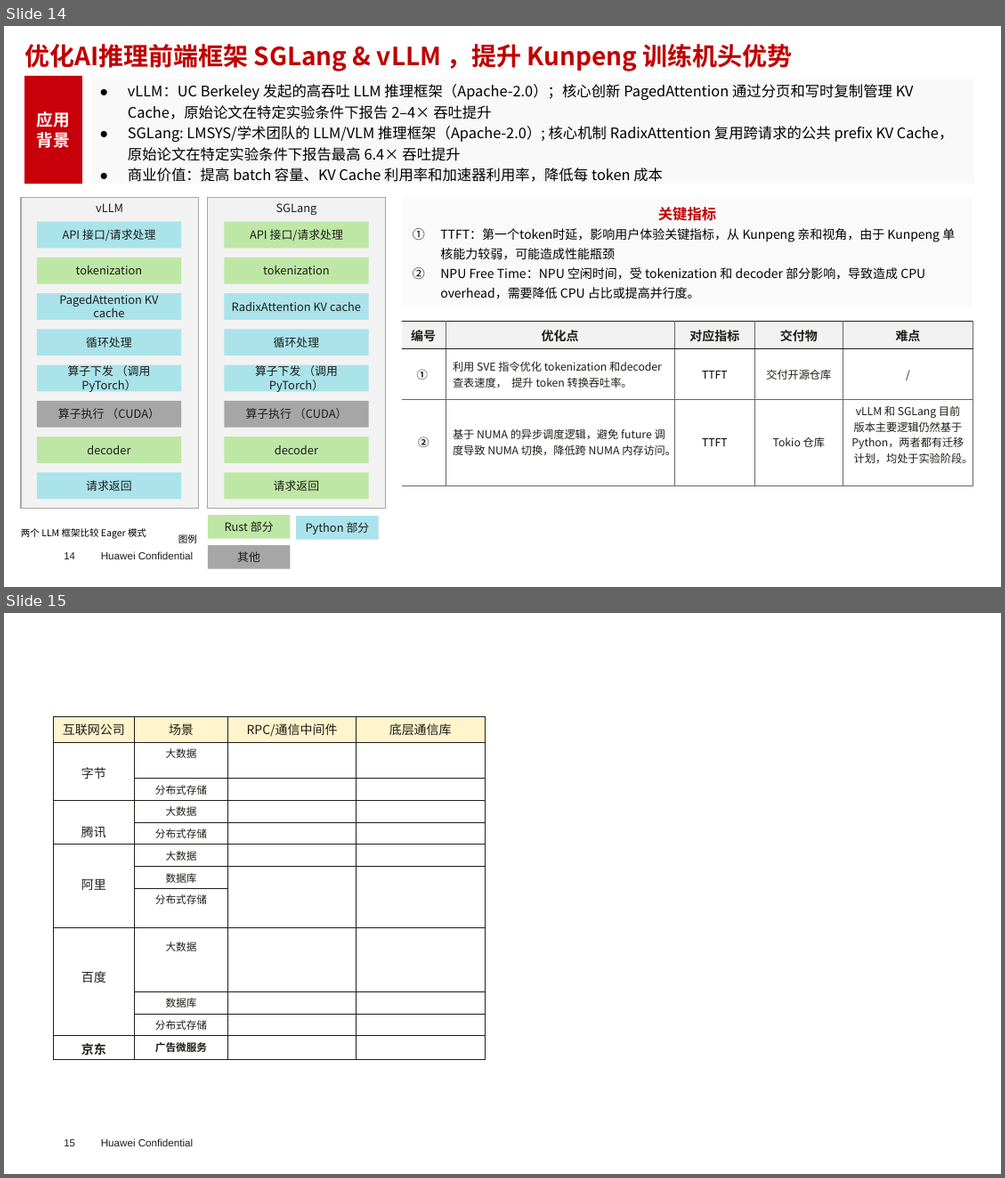
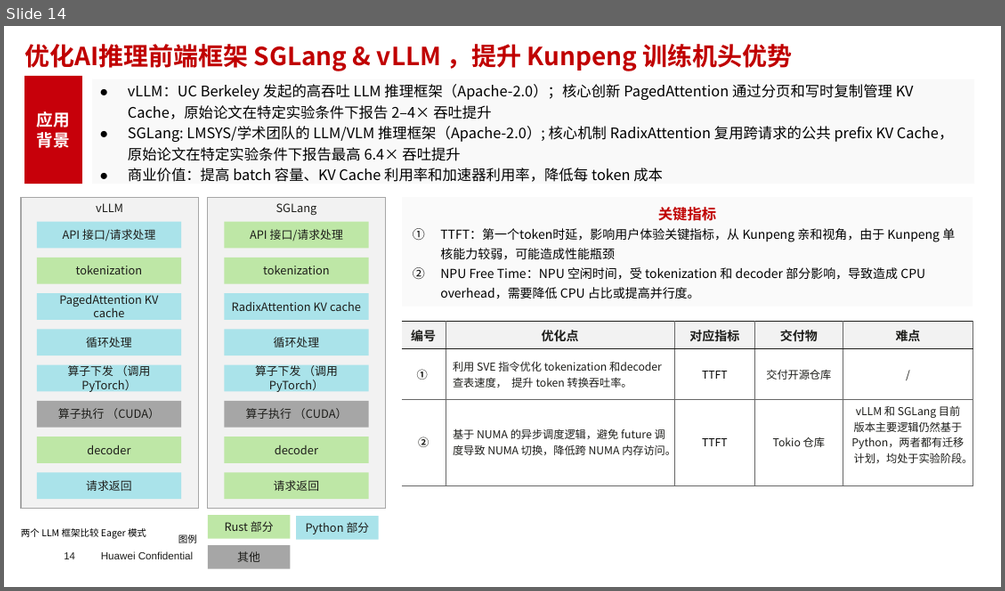
Before and after one commit to sui-zhiyuan/mindvault, a slide deck: slides/Rust_planning.pptx. Shown one above the other, each under a label of ours: slides 14 and 15 before the commit, slide 14 after it. The pictures are 1005x1178 and 1005x591 pixels, drawn with LibreOffice and Linux fonts; fonts in the diff are those of the drawing; background and template pictures are left out. Boxes give left, top, right and bottom in pixels: in the first picture for what was removed or moved away, otherwise in the second. Text is boxed around its words. In the diff, an @@ line names an element or a change of style, - is before the commit and + after.

```diff
--- a/slides/Rust_planning.pptx
+++ b/slides/Rust_planning.pptx
@@ slide 15 removed at (x1=4, y1=613, x2=1001, y2=1174), background #FFFFFF; not listed: 2 template elements that a slide beside it also shows @@
@@ table removed at (x1=54, y1=716, x2=485, y2=1059), 12 rows, 4 columns @@
-互联网公司 | 场景 | RPC/通信中间件 | 底层通信库
-字节 | 大数据 |  | 
- | 分布式存储 |  | 
-腾讯 | 大数据 |  | 
- | 分布式存储 |  | 
-阿里 | 大数据 |  | 
- | 数据库 |  | 
- | 分布式存储 |  | 
-百度 | 大数据 |  | 
- | 数据库 |  | 
- | 分布式存储 |  | 
-京东 | 广告微服务 |  | 
```
Also in this commit, not shown: 1 slide changed, 1 slide added, 3 other files.
